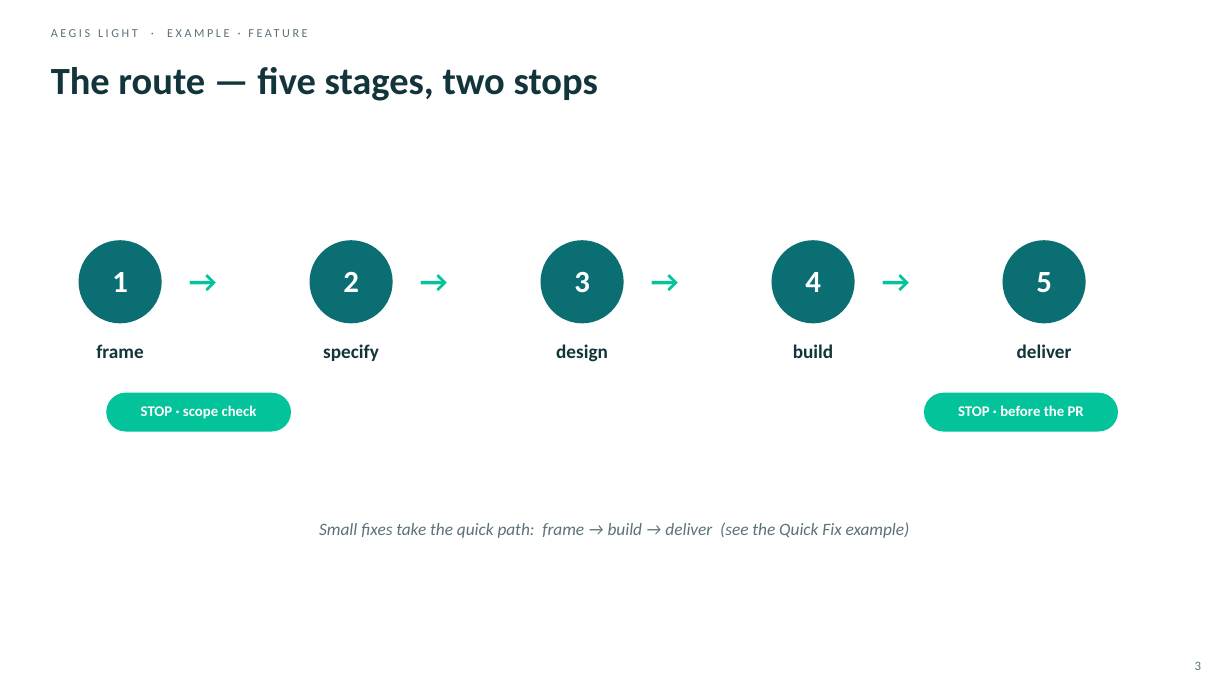
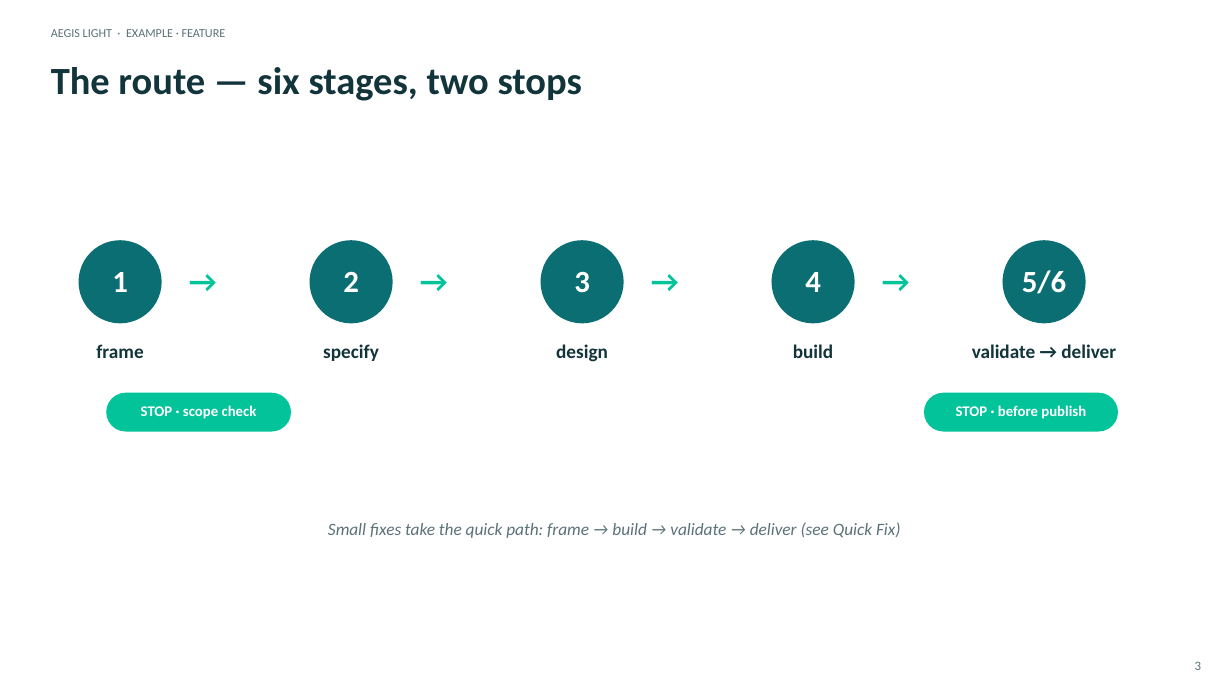
Before and after one commit to DDP-Engineering/Agentic_Engineering_Governance_Integrity_System, a slide deck: slide 3 of 06_SoftwareDocu/AEGIS-Light/03_Example_Feature.pptx. Drawn at 1232x693 pixels with LibreOffice and Linux fonts; fonts in the diff are those of the drawing. Boxes give left, top, right and bottom in pixels: in the first picture for what was removed or moved away, otherwise in the second. Text is boxed around its words. In the diff, an @@ line names an element or a change of style, - is before the commit and + after.

Commit message:
feat(aegis-light): add validate stage and reproducible red evidence
- record exact red test commands, non-zero exits, and expected failure reasons
- split candidate validation from publish-only delivery without a delivery zone
- update plans, tests, guides, and presentation companions for 0.3.0
- deploy the AEGIS Light 0.3.0 payload into this repository

```diff
--- a/06_SoftwareDocu/AEGIS-Light/03_Example_Feature.pptx
+++ b/06_SoftwareDocu/AEGIS-Light/03_Example_Feature.pptx
@@ text "AEGIS LIGHT · EXAMPLE · ..." at [51,29,226,37]: letter spacing 2 to 0 pt @@
@@ text at [51,67,582,101]: text changed @@
-The route — five stages, two stops
+The route — six stages, two stops
@@ text at [1022,270,1066,294]: text changed @@
-5
+5/6
@@ text at [972,344,1116,358]: text changed @@
-deliver
+validate → deliver
@@ text at [956,405,1086,419]: text changed @@
-STOP · before the PR
+STOP · before publish
@@ text at [328,522,901,538]: text changed @@
-Small fixes take the quick path: frame → build → deliver (see the Quick Fix example)
+Small fixes take the quick path: frame → build → validate → deliver (see Quick Fix)
```
Also in this commit, not shown: 7 other slides changed, 49 other files.
